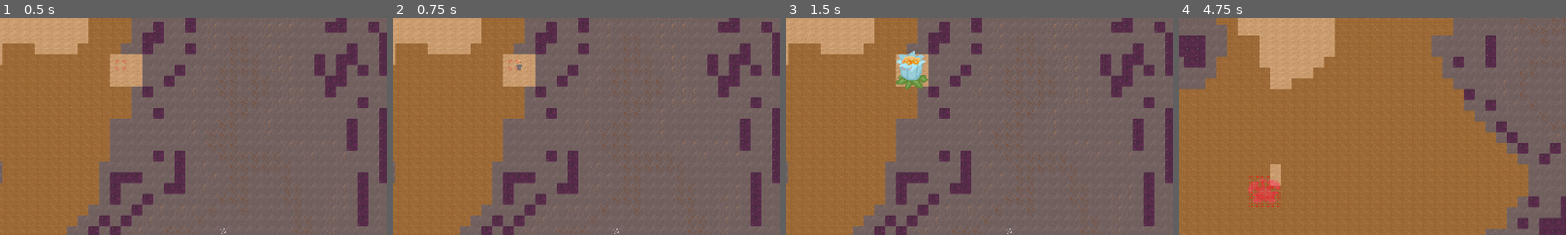
Above: before the commit, frames 1-4 (left to right).
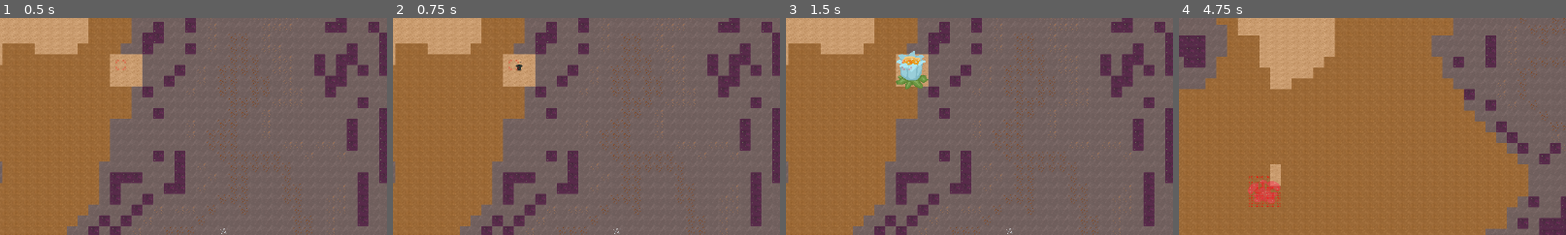
Above: after the commit, the same moments.

Repository: themoonforge/evergrove
Game: Godot game, scene res://world.tscn
Same seed, same stepped clock (60 frames per second), same inputs: the game is played once before the commit and once after it.
Inputs (mouse positions are % of the whole screen's width and height, from its top left):
- Up to frame 1 (0.5 s): no input
- Up to frame 2 (0.75 s): click "Spawn Dawrf" at 0.5 s
- Up to frame 3 (1.5 s): click "Spawn Energy Hub" at 1.25 s
- Up to frame 4 (4.75 s): tap Enter at 2 s; move the mouse to (72, 45) at 2.02 s; hold Right (ui_right) 2.03-2.78 s; tap Q at 2.1 s; click (72, 45) at 2.17 s; move the mouse to (30, 55) at 2.77 s; hold Down (ui_down) 2.78-3.53 s; tap E at 2.85 s; move the mouse to (60, 28) at 3.52 s; hold Right (ui_right) 3.53-4.28 s; tap C at 3.6 s; move the mouse to (45, 70) at 4.27 s; hold Up (ui_up) from 4.28 s (still down); tap F at 4.35 s; click (45, 70) at 4.42 s
The pictures show only the part of the screen within x 34-84%, y 39-89%; the shares and areas given below are measured in that part.

Frame 1 is identical in both runs. In frame 2, less than 0.1% of the frame differs, in the area x 31-34%, y 21-25%; in frame 3, nothing differs; in frame 4, 0.2%, in the area x 17-27%, y 74-86%.

Commit message:
Add modulate for dwarf variants + shadows

Diff:
--- a/evergrove/dwarf/Dwarf.tscn
+++ b/evergrove/dwarf/Dwarf.tscn
@@ -1,6 +1,7 @@
-[gd_scene load_steps=54 format=3 uid="uid://b5heo41rpqdo0"]
+[gd_scene load_steps=55 format=3 uid="uid://b5heo41rpqdo0"]
 
 [ext_resource type="Script" path="res://dwarf/dwarf.gd" id="1_c3sis"]
+[ext_resource type="Texture2D" uid="uid://cl6nkkxoir3uu" path="res://dwarf/shadow.png" id="2_jrrhj"]
 [ext_resource type="Texture2D" uid="uid://b8jxq8w84erhi" path="res://dwarf/thin/body/dark/skin_dark_back1.png" id="11_ij5fv"]
 [ext_resource type="Texture2D" uid="uid://dgkess8617lsv" path="res://dwarf/thin/body/dark/skin_dark_back2.png" id="12_gqev8"]
 [ext_resource type="Texture2D" uid="uid://dy0cswxix762c" path="res://dwarf/thin/body/dark/skin_dark_front1.png" id="13_0tbkm"]
@@ -445,6 +446,9 @@
 texture_filter = 1
 script = ExtResource("1_c3sis")
 
+[node name="Shadow" type="Sprite2D" parent="."]
+texture = ExtResource("2_jrrhj")
+
 [node name="ThinBase" type="Node2D" parent="."]
 visible = false
 y_sort_enabled = true
@@ -463,7 +467,6 @@
 [node name="Hair" type="AnimatedSprite2D" parent="ThinBase"]
 y_sort_enabled = true
 sprite_frames = SubResource("SpriteFrames_gi7fk")
-animation = &"none_right"
 
 [node name="ThiccBase" type="Node2D" parent="."]
 visible = false
--- a/evergrove/dwarf/dwarf.gd
+++ b/evergrove/dwarf/dwarf.gd
@@ -123,6 +123,21 @@
 			hair_animator = $"./ThinBase/Hair"
 			body_animator = $"./ThinBase/Body"
 			clothing_animator = $"./ThinBase/Clothing"
+
+	var selected_color = rng.randi_range(0, 3)
+	if selected_color <= 1:
+		# ginger
+		hair_animator.modulate = Color8(rng.randi_range(120, 234), 	rng.randi_range(50, 110), 	rng.randi_range(7, 40))
+	elif selected_color <= 2:
+		# brown
+		hair_animator.modulate = Color8(rng.randi_range(102, 107), 	rng.randi_range(57, 103), 	rng.randi_range(25, 54))
+	elif selected_color <= 3:
+		# blonde
+		hair_animator.modulate = Color8(rng.randi_range(175, 255), 	rng.randi_range(120, 193), 	rng.randi_range(0, 95))
+
+	clothing_animator.modulate = Color8(rng.randi_range(80, 140), 	rng.randi_range(80, 140), 	rng.randi_range(80, 140))
+
+
 
 	# TODO retrieve walking direction and call play on animated sprite
 	# this is just an example how to call animations
--- a/evergrove/hubs/Hub.tscn
+++ b/evergrove/hubs/Hub.tscn
@@ -19,7 +19,7 @@
 }],
 "loop": true,
 "name": &"default",
-"speed": 5.0
+"speed": 1.0
 }]
 
 [sub_resource type="SpriteFrames" id="SpriteFrames_dvxce"]
@@ -33,7 +33,7 @@
 }],
 "loop": true,
 "name": &"default",
-"speed": 5.0
+"speed": 1.0
 }]
 
 [sub_resource type="SpriteFrames" id="SpriteFrames_6edsx"]
@@ -47,10 +47,11 @@
 }],
 "loop": true,
 "name": &"default",
-"speed": 5.0
+"speed": 1.0
 }]
 
 [node name="Hub" type="Node2D"]
+texture_filter = 1
 script = ExtResource("1_bbg3d")
 
 [node name="Beer" type="AnimatedSprite2D" parent="."]
@@ -64,9 +65,12 @@
 z_index = 1
 position = Vector2(24, 22)
 sprite_frames = SubResource("SpriteFrames_dvxce")
+frame_progress = 0.706829
 
 [node name="Food" type="AnimatedSprite2D" parent="."]
 visible = false
 z_index = 1
 position = Vector2(23, 24)
 sprite_frames = SubResource("SpriteFrames_6edsx")
+frame = 1
+frame_progress = 0.419841
Binary file added: evergrove/dwarf/shadow.png
Not shown, added: evergrove/dwarf/shadow.png.import
Binary file changed: evergrove/dwarf/thin/body/medium/skin_medium_back2.png
Binary file changed: evergrove/dwarf/thin/body/medium/skin_medium_front2.png
Binary file changed: evergrove/dwarf/thin/body/medium/skin_medium_left2.png
Binary file changed: evergrove/dwarf/thin/body/medium/skin_medium_right2.png
Binary file changed: evergrove/hubs/beer_hub/beer_hub1.png
Binary file changed: evergrove/hubs/beer_hub/beer_hub2.png
Binary file changed: evergrove/hubs/energy_hub/energy_hub1.png
Binary file changed: evergrove/hubs/energy_hub/energy_hub2.png
Binary file changed: evergrove/hubs/food_hub/food_hub1.png
Binary file changed: evergrove/hubs/food_hub/food_hub2.png
